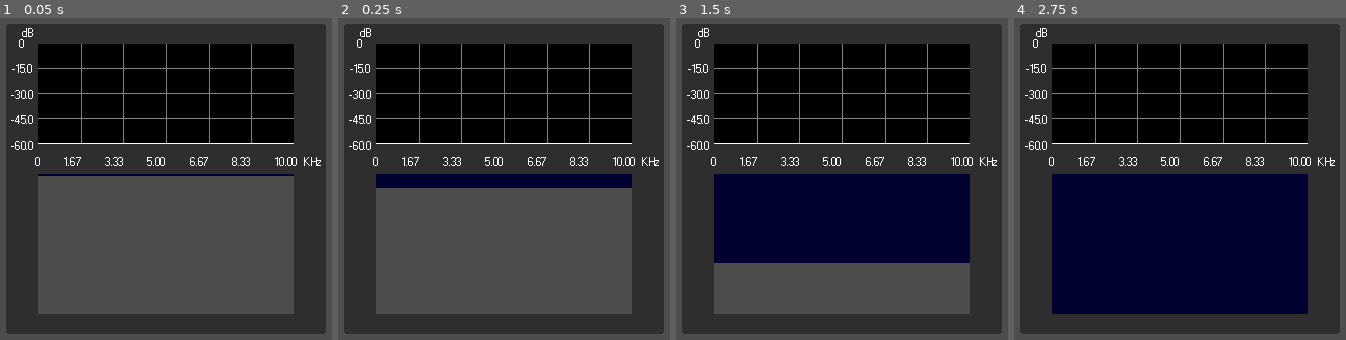
Above: before the commit, frames 1-4 (left to right).
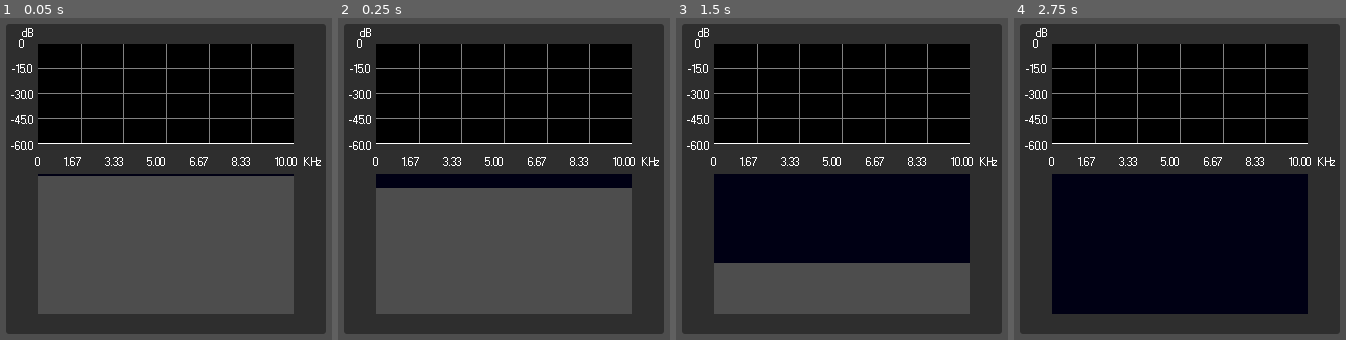
Above: after the commit, the same moments.

Repository: Nores33/Godot-Audio-FFT
Game: Godot game, scene res://Scenes/main.tscn
The game is run twice, just before and just after one commit, with the same random seed, the same clock (stepped at 60 frames per second) and the same inputs.
Inputs:
- Up to frame 1 (0.05 s): no input
- Up to frame 2 (0.25 s): no input
- Up to frame 3 (1.5 s): no input
- Up to frame 4 (2.75 s): no input

The runs differ from the first frame. In frame 1, 0.5% of the frame differs, in the area x 11-89%, y 48-50%; in frame 2, 3.4%; in frame 3, 21%; in frame 4, 34%, in the area x 11-89%, y 48-92%.

Commit message:
Added new Waterfall Color Gradient

Diff:
--- a/Scenes/main.tscn
+++ b/Scenes/main.tscn
@@ -29,6 +29,7 @@
 grow_horizontal = 2
 grow_vertical = 2
 script = ExtResource("1_3jwv1")
+MIN_DB = 110
 Grid_Lines_Color = Color(0.505882, 0.505882, 0.505882, 1)
 with_fill = true
 Fill_Color = Color(0.25098, 0, 0.94902, 1)
--- a/Scripts/Audio_FFT.gd
+++ b/Scripts/Audio_FFT.gd
@@ -5,7 +5,7 @@
 
 const WIDTH = 256
 const HEIGHT = 100
-const MIN_DB = 60
+@export var MIN_DB = 60
 
 var spectrum
 var values = []
--- /dev/null
+++ b/Shaders/Color_Gradient_1.tres
@@ -0,0 +1,5 @@
+[gd_resource type="Gradient" format=3 uid="uid://c88l66atgav1y"]
+
+[resource]
+offsets = PackedFloat32Array(0, 0.20438, 0.408759, 0.605839, 0.810219, 1)
+colors = PackedColorArray(0, 0, 0.0784314, 1, 0, 0, 0.654902, 1, 0.360784, 0, 0.364706, 1, 0.995122, 0, 0.185778, 1, 1, 1, 0, 1, 1, 1, 1, 1)
--- a/Shaders/Waterfall_Color_Gradient.tres
+++ b/Shaders/Waterfall_Color_Gradient.tres
@@ -1,6 +1,6 @@
 [gd_resource type="GradientTexture1D" load_steps=2 format=3 uid="uid://cpuroefu81oc"]
 
-[ext_resource type="Gradient" uid="uid://cdjexe5v4ntnd" path="res://Shaders/SDR_Color_Gradient.tres" id="1_lobmk"]
+[ext_resource type="Gradient" uid="uid://c88l66atgav1y" path="res://Shaders/Color_Gradient_1.tres" id="1_hyqyt"]
 
 [resource]
-gradient = ExtResource("1_lobmk")
+gradient = ExtResource("1_hyqyt")
